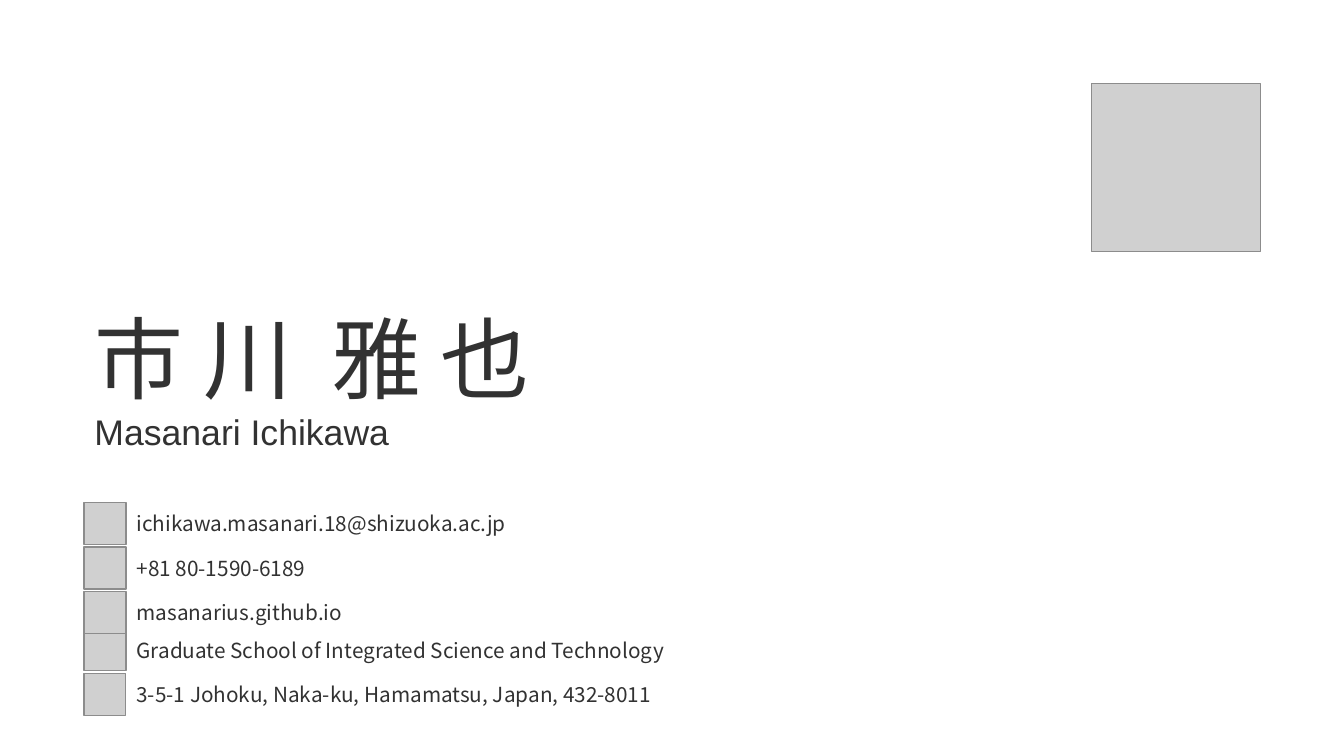
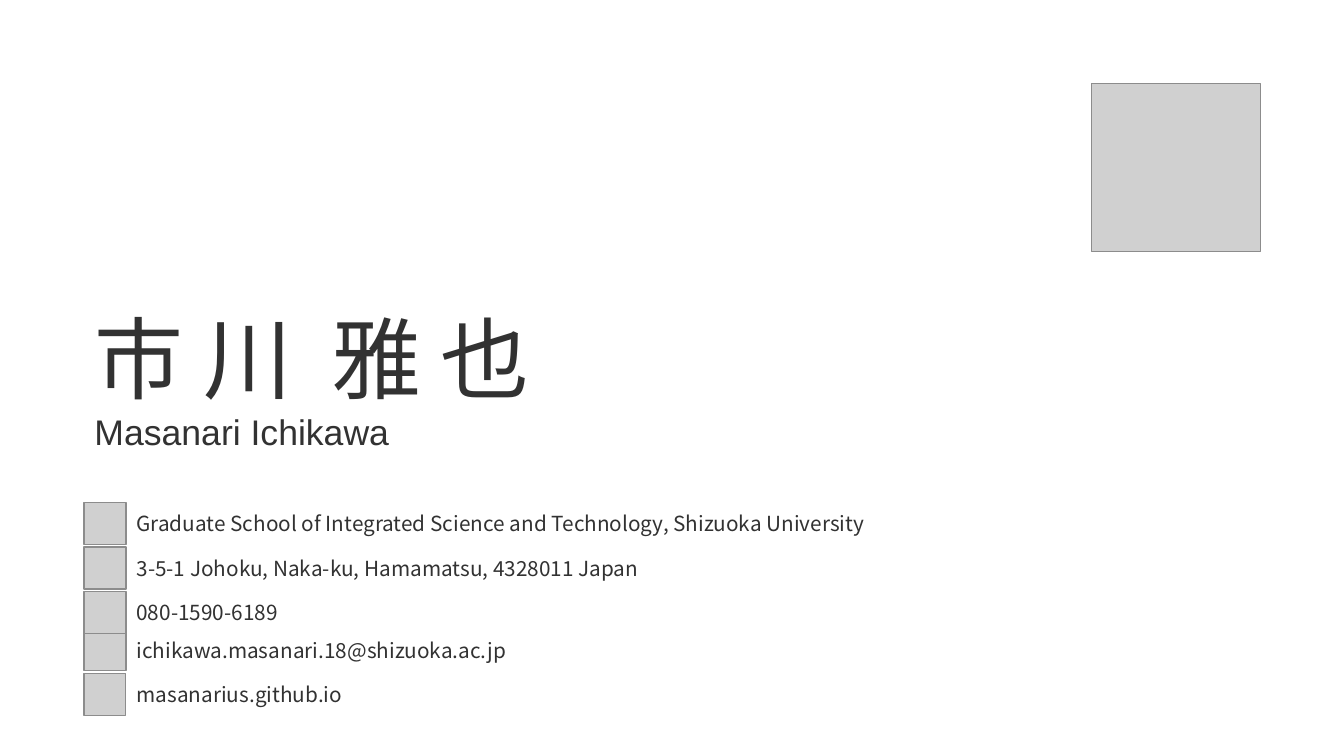
Before and after one commit to masanarius/masanarius.github.io, a slide deck: slide 6 of img/card/businesscard.pptx (slide 5 before the commit). Drawn at 1344x756 pixels with LibreOffice and Linux fonts; fonts in the diff are those of the drawing; grey boxes stand for pictures. Boxes give left, top, right and bottom in pixels: in the first picture for what was removed or moved away, otherwise in the second. Text is boxed around its words. In the diff, an @@ line names an element or a change of style, - is before the commit and + after.

```diff
--- a/img/card/businesscard.pptx
+++ b/img/card/businesscard.pptx
@@ text at (x1=136, y1=514, x2=865, y2=536): text changed @@
-ichikawa.masanari.18@shizuoka.ac.jp
+Graduate School of Integrated Science and Technology, Shizuoka University
@@ text at (x1=136, y1=559, x2=638, y2=581): text changed @@
-+81 80-1590-6189
+3-5-1 Johoku, Naka-ku, Hamamatsu, 4328011 Japan
@@ text at (x1=136, y1=604, x2=277, y2=621): text changed @@
-masanarius.github.io
+080-1590-6189
@@ text at (x1=137, y1=641, x2=506, y2=663): text changed @@
-Graduate School of Integrated Science and Technology
+ichikawa.masanari.18@shizuoka.ac.jp
@@ text at (x1=136, y1=685, x2=342, y2=707): text changed @@
-3-5-1 Johoku, Naka-ku, Hamamatsu, Japan, 432-8011
+masanarius.github.io
```
Also in this commit, not shown: 5 other slides changed, 8 other files.
